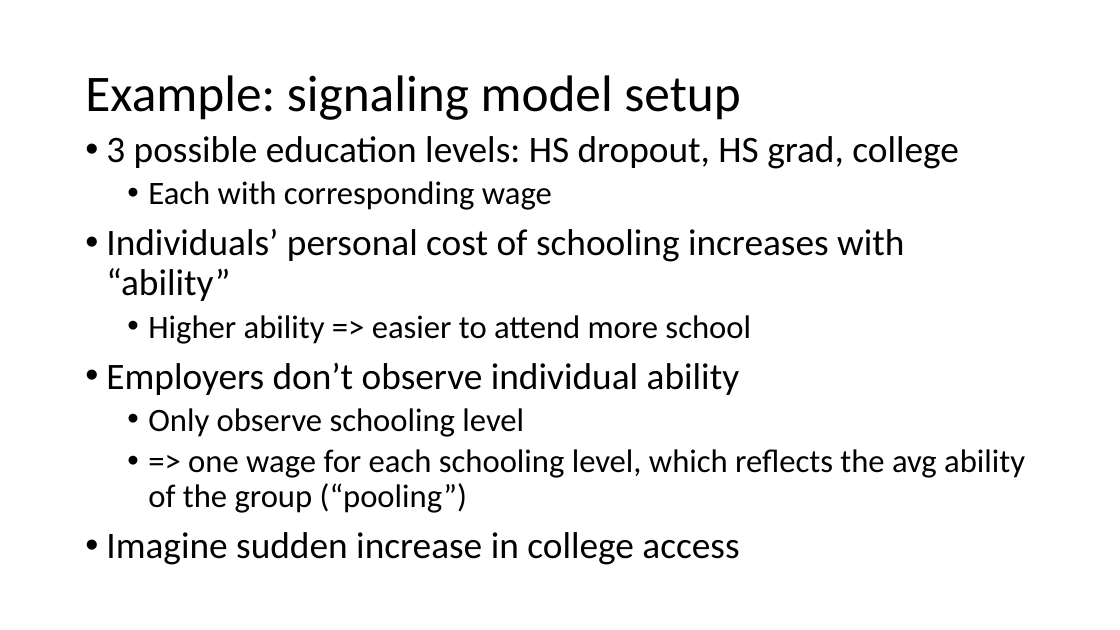
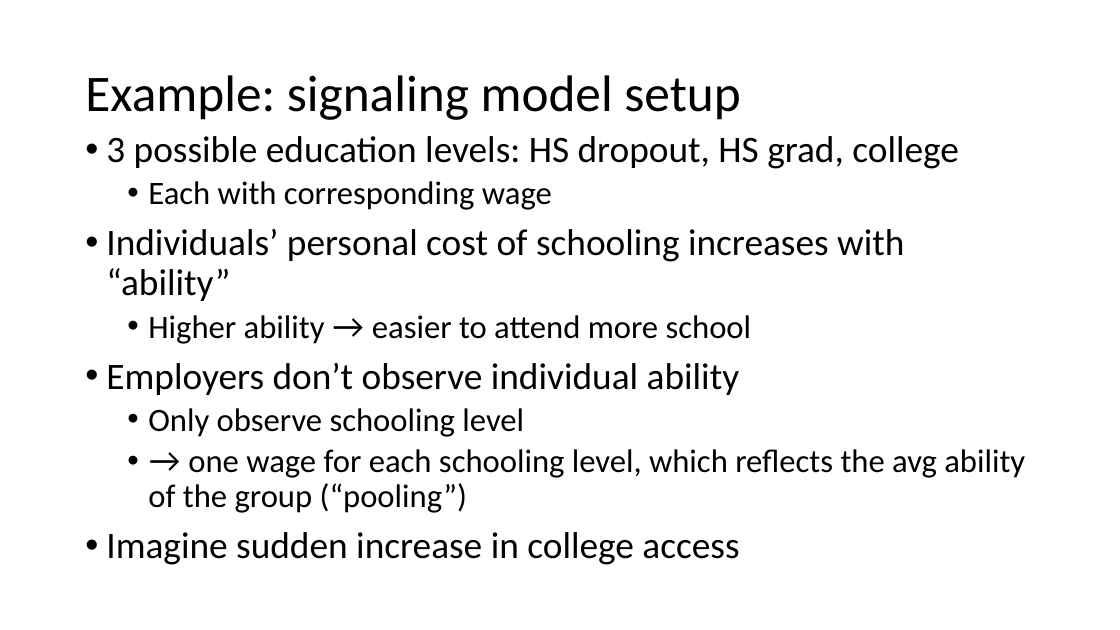
Before and after one commit to kpukelis/kpukelis-website, a slide deck: slide 35 of files/2022_API_102a_Section_03_answers_excerpt.pptx. Drawn at 1120x630 pixels with LibreOffice and Linux fonts; fonts in the diff are those of the drawing. Boxes give left, top, right and bottom in pixels: in the first picture for what was removed or moved away, otherwise in the second. Text is boxed around its words. In the diff, an @@ line names an element or a change of style, - is before the commit and + after.

```diff
--- a/files/2022_API_102a_Section_03_answers_excerpt.pptx
+++ b/files/2022_API_102a_Section_03_answers_excerpt.pptx
@@ text at <box>148,315,752,344</box>: text changed @@
-  • Higher ability => easier to attend more school
+  • Higher ability → easier to attend more school
@@ text at <box>148,449,1025,513</box>: text changed @@
-  • => one wage for each schooling level, which reflects the avg ability of the group (“pooling”)
+  • → one wage for each schooling level, which reflects the avg ability of the group (“pooling”)
```
Also in this commit, not shown: 11 other slides changed, 3 other files.
